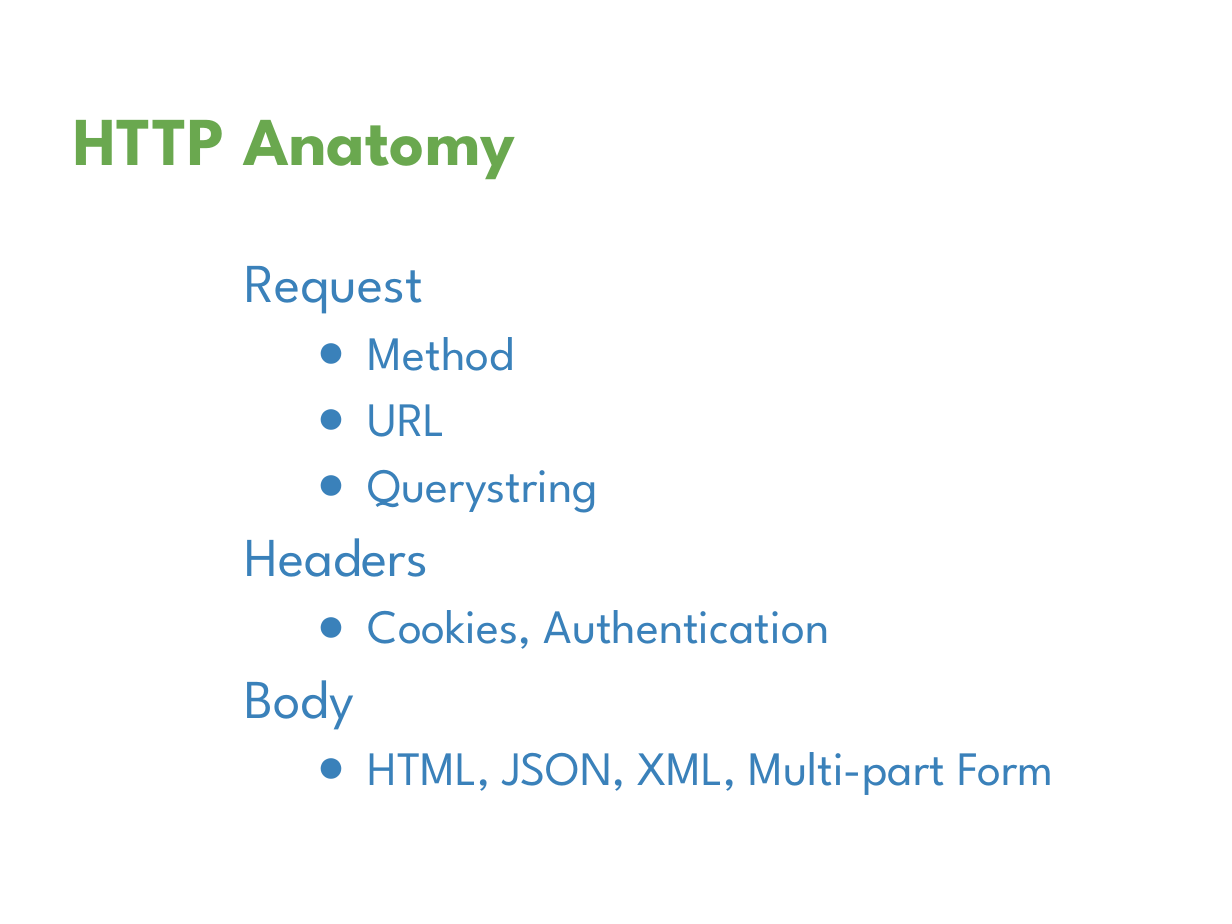
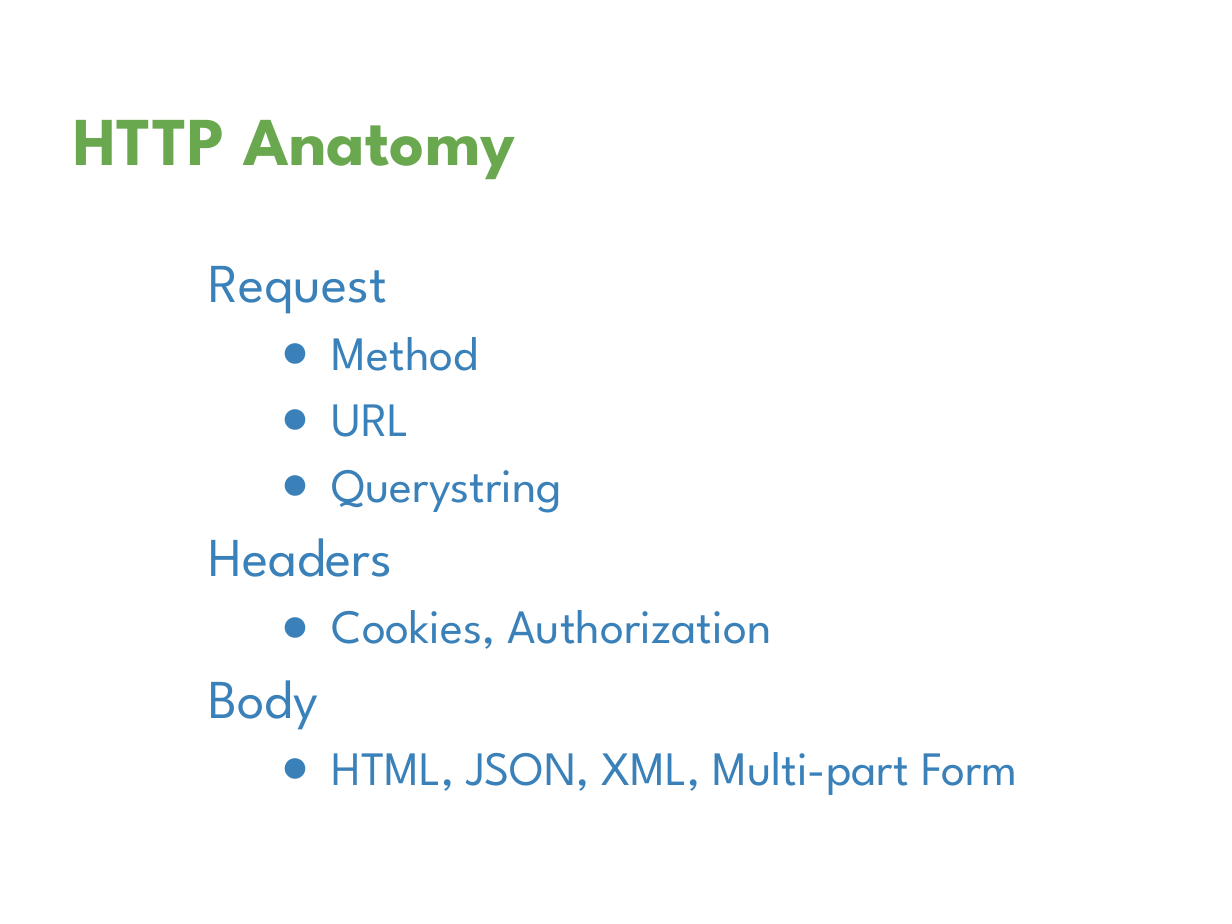
Before and after one commit to davetrux/gdgmidevfest-2017, a slide deck: slide 11 of MobileAuthWebWorld.pptx. Drawn at 1232x924 pixels with LibreOffice and Linux fonts; fonts in the diff are those of the drawing; background and template pictures are left out. Boxes give left, top, right and bottom in pixels: in the first picture for what was removed or moved away, otherwise in the second. Text is boxed around its words. In the diff, an @@ line names an element or a change of style, - is before the commit and + after.

```diff
--- a/MobileAuthWebWorld.pptx
+++ b/MobileAuthWebWorld.pptx
@@ text "Request" moved from (x1=245, y1=266, x2=1054, y2=795) to (x1=209, y1=266, x2=1018, y2=795) @@
@@ text at (x1=332, y1=610, x2=772, y2=649): text changed @@
-● Cookies, Authentication
+● Cookies, Authorization
```
Also in this commit, not shown: 7 other slides changed, 7 slides added, 5 slides removed.
